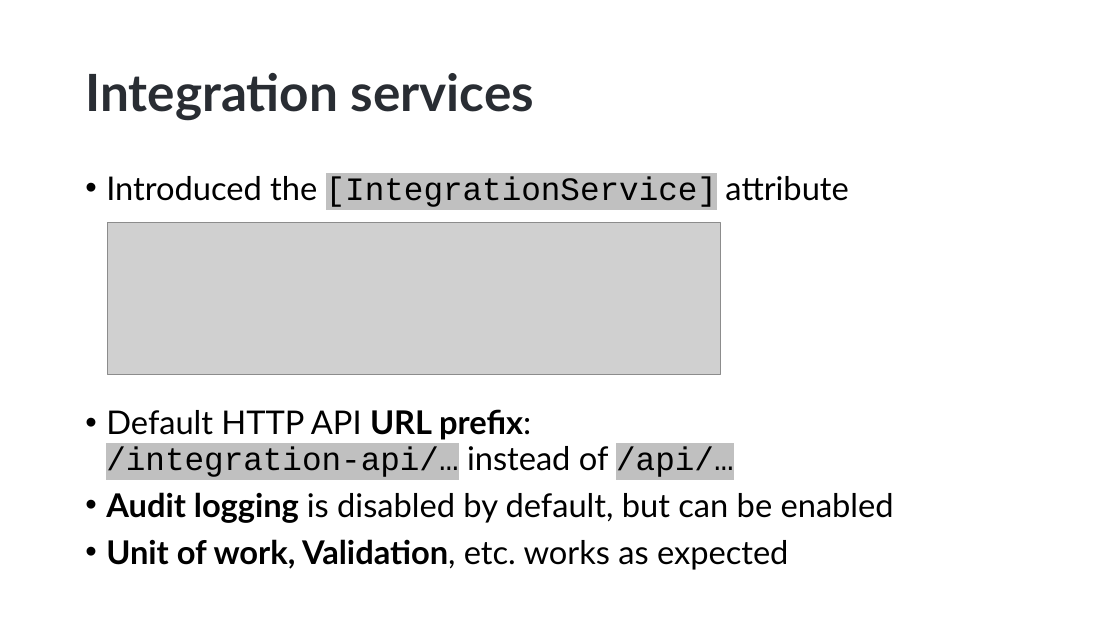
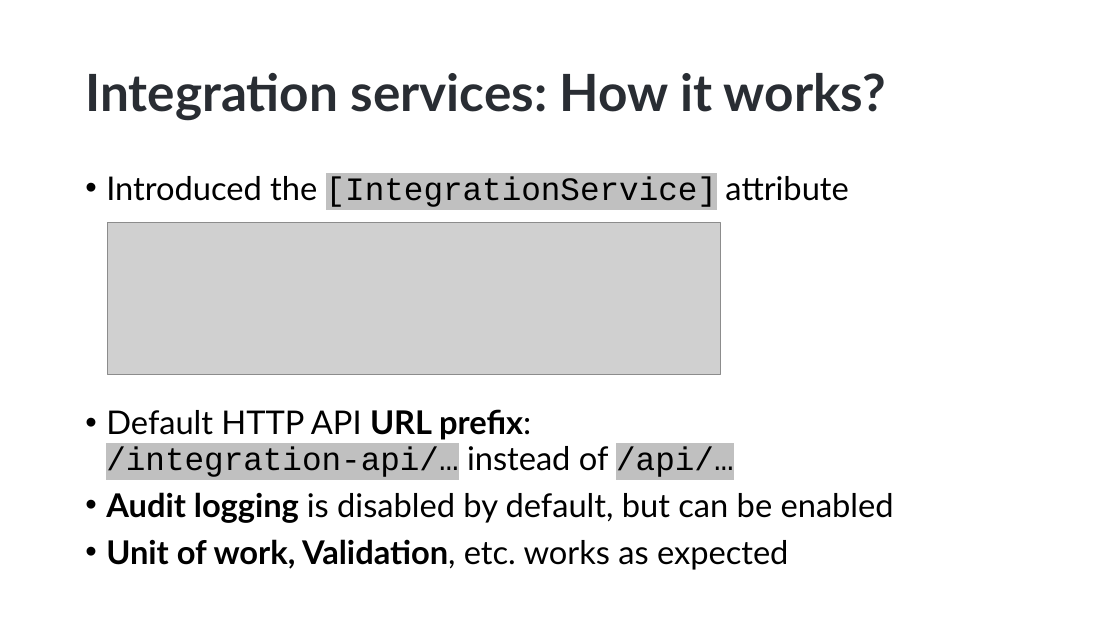
Before and after one commit to hikalkan/presentations, a slide deck: slide 9 of 2022-11-24 ABP Community Talks 2022.9/ABP-7-News.pptx (slide 8 before the commit). Drawn at 1120x630 pixels with LibreOffice and Linux fonts; fonts in the diff are those of the drawing; grey boxes stand for pictures; background and template pictures are left out. Boxes give left, top, right and bottom in pixels: in the first picture for what was removed or moved away, otherwise in the second. Text is boxed around its words. In the diff, an @@ line names an element or a change of style, - is before the commit and + after.

```diff
--- a/2022-11-24 ABP Community Talks 2022.9/ABP-7-News.pptx
+++ b/2022-11-24 ABP Community Talks 2022.9/ABP-7-News.pptx
@@ title at <box>85,73,886,120</box>: text changed @@
-Integration services
+Integration services: How it works?
```
Also in this commit, not shown: 3 other slides changed, 1 slide added.
